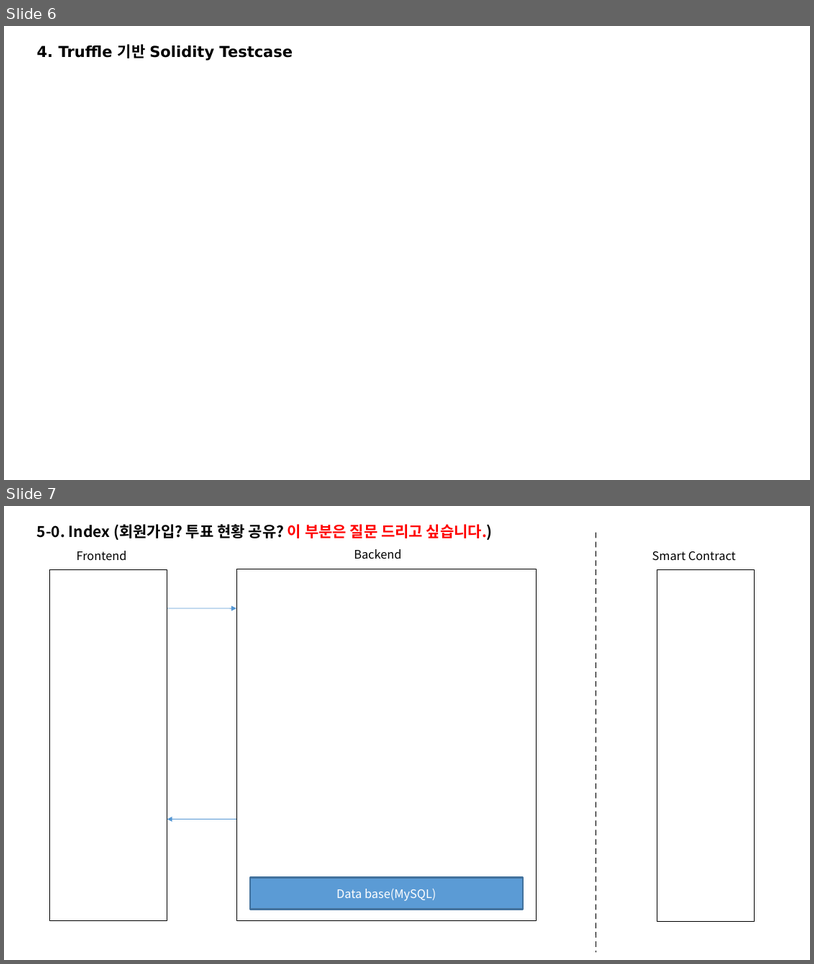
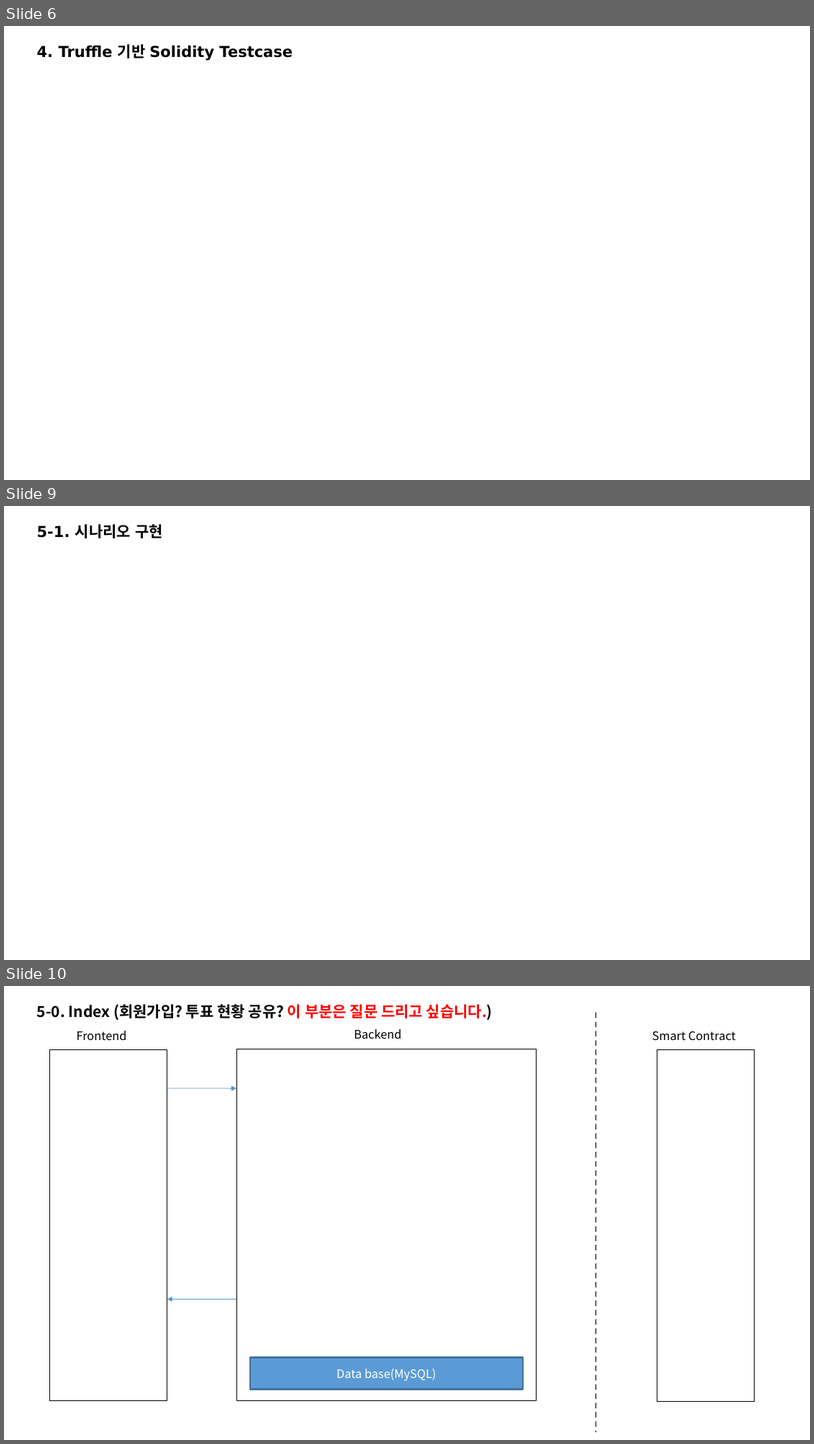
Before and after one commit to ro0opf/blockchain-jdp, a slide deck: blockchain_archi_v3.1.pptx. Shown one above the other, each under a label of ours: slides 6 and 7 before the commit, slides 6, 9 and 10 after it; the slides between them are not shown. The pictures are 814x964 and 814x1444 pixels, drawn with LibreOffice and Linux fonts; fonts in the diff are those of the drawing. Boxes give left, top, right and bottom in pixels: in the first picture for what was removed or moved away, otherwise in the second. Text is boxed around its words. In the diff, an @@ line names an element or a change of style, - is before the commit and + after.

```diff
--- a/blockchain_archi_v3.1.pptx
+++ b/blockchain_archi_v3.1.pptx
@@ slide 9 added at bbox=[4, 506, 810, 960], background #FFFFFF @@
@@ text added at bbox=[37, 524, 163, 538], 18 pt, text #000000, bold @@
+5-1. 시나리오 구현
@@ what was slide 7 is now slide 10 @@
```
Also in this commit, not shown: 2 other slides added.
